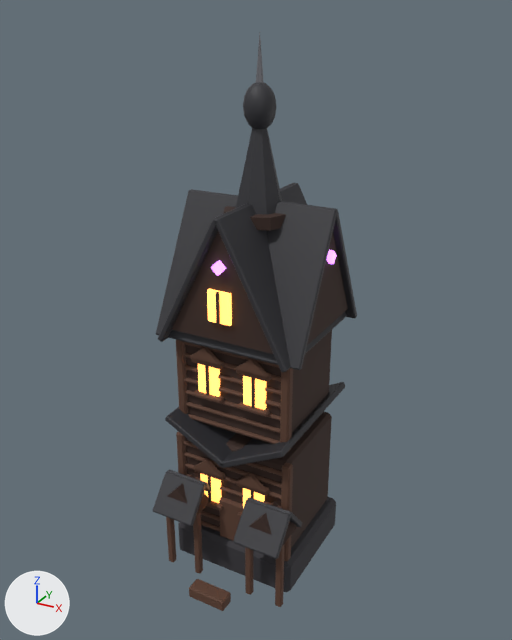
What one commit did to the glTF model assets/noir/base/terem.glb.
The view is the same before and after, from a 50 mm camera at (2.68, -4.87, 5.08) aimed at (0.02, -0.04, 2.67). Every picture has the same lights, and +X, +Y and +Z are marked at lower left. The older version comes first. Vertices at exactly the same position are counted once.

Objects in the first picture: 'terem'.
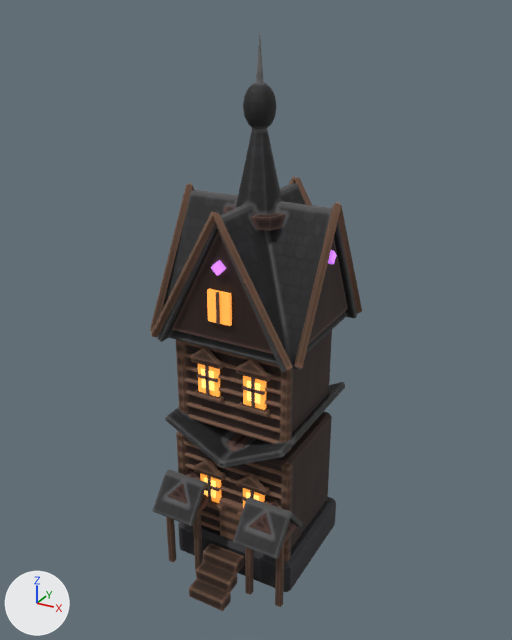
Location of each change, [x1, y1, x2, y2] in pixels of the pictures (512 x 640 px):
'terem', recoloured, surface changed, reshaped: before [153, 33, 357, 611]; after [150, 33, 362, 611]
part 1 of me_terem, added: after [197, 374, 219, 382]
part 2 of me_terem, added: after [242, 386, 266, 395]
part 3 of me_terem, added (brown): after [196, 561, 237, 592]
part 4 of me_terem, added (brown): after [203, 543, 244, 574]
part 5 of me_terem, added: after [204, 478, 216, 498]
part 6 of me_terem, added (mostly hidden): after [246, 492, 259, 500]
part 7 of me_terem, added: after [201, 369, 214, 391]
part 8 of me_terem, added: after [247, 381, 260, 404]
part 9 of me_terem, added (brown): after [150, 183, 194, 331]
part 10 of me_terem, added (brown): after [294, 202, 362, 368]
part 11 of me_terem, added: after [151, 176, 312, 370]
part 12 of me_terem, edited (looks the same): [178, 497, 336, 592] in both
part 13 of me_terem, recoloured: [168, 206, 339, 546] in both
part 14 of me_terem, recoloured: [176, 340, 293, 611] in both
part 15 of me_terem, recoloured: [154, 83, 357, 559] in both

What the commit changed:
Picture 'terem_paint' (img_terem_paint) is new.
In material 'window' (mat_window), emission_color goes from (1.0, 0.38, 0.08) (orange #ffa650) to (0.75, 0.24, 0.0225) (orange #e18629).
In material 'window' (mat_window), emission_strength goes from 2.5 to 1.0.
Material 'window_core' (mat_window_core) is new.
Its base color is (1.0, 0.6, 0.2) (orange #ffcb7c).
Its emission color is (1.0, 0.55, 0.12) (orange #ffc461).
Its emission strength is 1.3.
Material 'terem_paint' (mat_terem_paint) is new.
Its texture is img_terem_paint.
Its roughness is 0.78.
me_terem is used by ob_terem; location (0.0, 0.05, 0.435).
me_terem had 1399 vertices, 2498 faces and spanned x -0.67..0.67, y -0.98..0.67, z -0.18..4.51.
me_terem now has 1691 vertices, 2994 faces and spans x -0.71..0.71, y -0.98..0.71, z -0.18..4.51.
me_terem part 1: a new loose piece, a box spanning x -0.32..-0.12, y -0.515..-0.475, z 1.796..1.822, in mat_terem_paint (picture img_terem_paint).
me_terem part 2: a new loose piece, a box spanning x 0.12..0.32, y -0.515..-0.475, z 1.796..1.822, in mat_terem_paint (picture img_terem_paint).
me_terem part 3: the loose piece of 24 vertices spanning x -0.18..0.18, y -0.98..-0.84, z -0.18..-0.07 is copied, and the copy is moved by (0.0, 0.12, 0.11), in mat_terem_paint (picture img_terem_paint); it spans x -0.18..0.18, y -0.86..-0.72, z -0.06..0.05.
me_terem part 4: the loose piece of 24 vertices spanning x -0.18..0.18, y -0.98..-0.84, z -0.18..-0.07 is copied, and the copy is moved by (0.0, 0.24, 0.22), in mat_terem_paint (picture img_terem_paint); it spans x -0.18..0.18, y -0.74..-0.6, z 0.05..0.16.
me_terem part 5: a new loose piece, a box spanning x -0.28..-0.16, y -0.523..-0.493, z 0.605..0.785, in mat_window_core (orange #ffcb7c, glowing orange #ffc461).
me_terem part 6: a new loose piece, a box spanning x 0.16..0.28, y -0.523..-0.493, z 0.605..0.785, in mat_window_core (orange #ffcb7c, glowing orange #ffc461).
me_terem part 7: a new loose piece, a box spanning x -0.28..-0.16, y -0.503..-0.473, z 1.699..1.879, in mat_window_core (orange #ffcb7c, glowing orange #ffc461).
me_terem part 8: a new loose piece, a box spanning x 0.16..0.28, y -0.503..-0.473, z 1.699..1.879, in mat_window_core (orange #ffcb7c, glowing orange #ffc461).
me_terem part 9: a new loose piece of 14 vertices spanning x -0.71..-0.63, y -0.65..0.65, z 2.17..3.3, in mat_terem_paint (picture img_terem_paint).
me_terem part 10: a new loose piece of 14 vertices spanning x 0.63..0.71, y -0.65..0.65, z 2.17..3.3, in mat_terem_paint (picture img_terem_paint).
me_terem part 11: 32 vertices added at x -0.65..0.65, y -0.71..0.71, z 2.17..3.3.
me_terem part 12: 44 faces spanning x -0.6..0.6, y -0.55..0.55, z -0.17..0.17 switch from mat_stone_b (dark grey #38373c) to mat_terem_paint (picture img_terem_paint).
me_terem part 13: 208 faces spanning x -0.62..0.62, y -0.75..0.62, z 0.18..3.17 switch from mat_oak_dark (brown #3c2922) to mat_terem_paint (picture img_terem_paint).
me_terem part 14: 1484 faces spanning x -0.6..0.6, y -0.98..-0.42, z -0.18..2.24 switch from mat_oak (brown #5d3f30) to mat_terem_paint (picture img_terem_paint).
me_terem part 15: 608 faces spanning x -0.67..0.67, y -0.85..0.67, z 0.49..4.15 switch from mat_shingle (dark grey #303035) to mat_terem_paint (picture img_terem_paint).
Other edits to the shape of me_terem do not show in these pictures.
me_terem no longer uses material mat_iron (grey #7c7c81).
me_terem gains material mat_window_core (orange #ffcb7c, glowing orange #ffc461).
